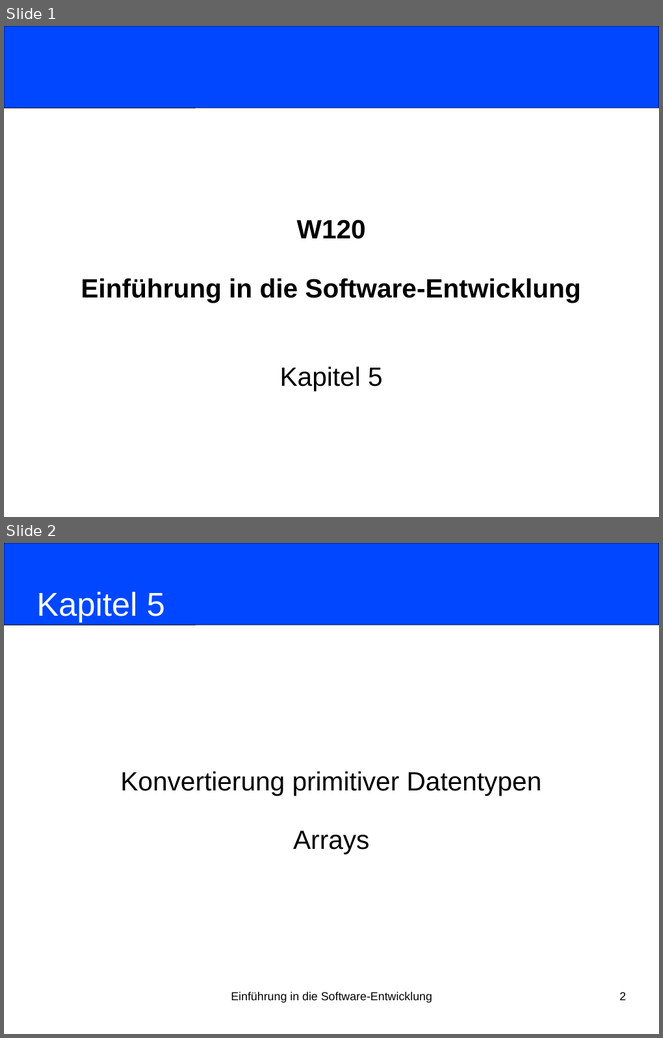
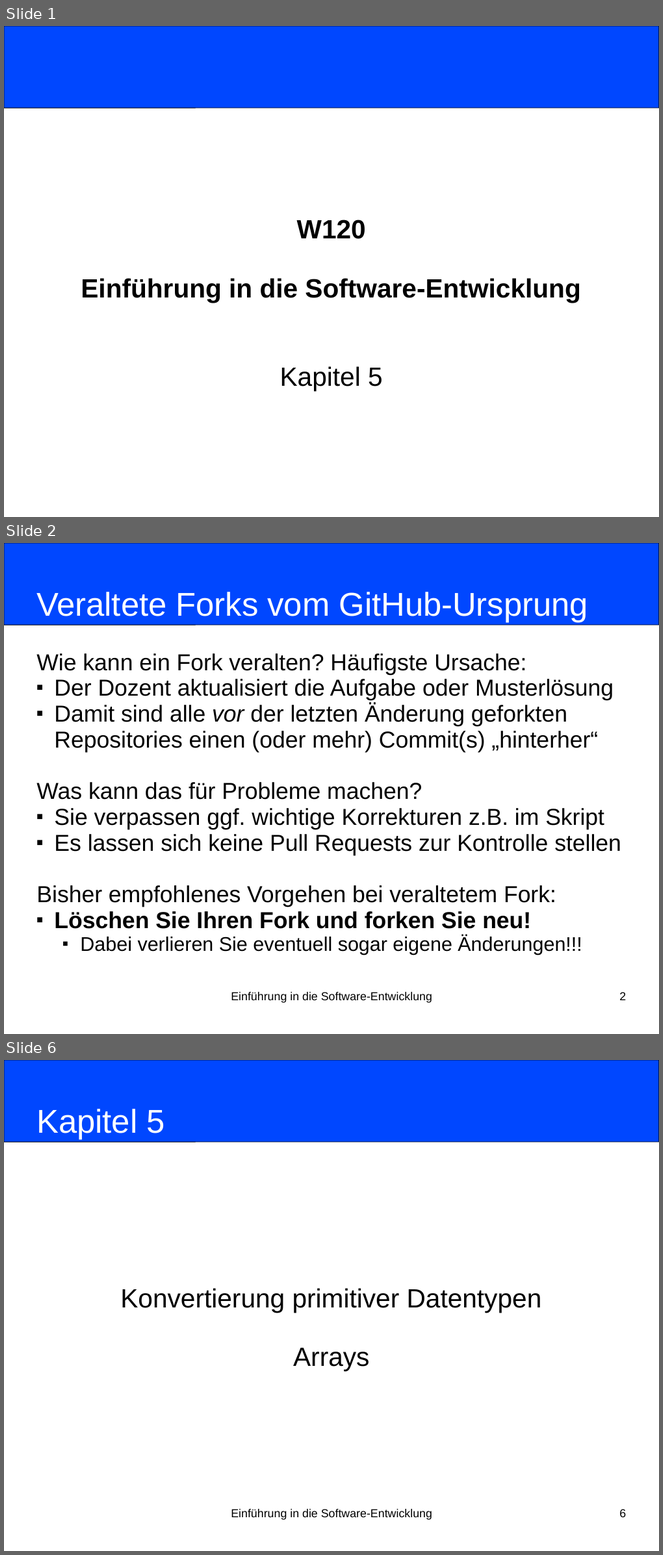
Before and after one commit to nordakademie-einfuehrung-java/vorlesungsskript, a slide deck: folien/Semester_03_Termin_06_Kapitel05.pptx. Shown one above the other, each under a label of ours: slides 1 and 2 before the commit, slides 1, 2 and 6 after it; the slides between them are not shown. The pictures are 663x1038 and 663x1555 pixels, drawn with LibreOffice and Linux fonts; fonts in the diff are those of the drawing. Boxes give left, top, right and bottom in pixels: in the first picture for what was removed or moved away, otherwise in the second. Text is boxed around its words. In the diff, an @@ line names an element or a change of style, - is before the commit and + after.

Commit message:
github fork-sync uebung

```diff
--- a/folien/Semester_03_Termin_06_Kapitel05.pptx
+++ b/folien/Semester_03_Termin_06_Kapitel05.pptx
@@ slide 2 added at (4, 543, 659, 1034), background #FFFFFF @@
@@ rounded rectangle added at (4, 543, 659, 625), fill #0047FF, outline #000000 0.75 pt @@
@@ title added at (36, 592, 589, 622), 40 pt, text #FFFFFF @@
+Veraltete Forks vom GitHub-Ursprung
@@ subtitle added at (36, 653, 622, 955), 28 pt, text #000000 @@
+Wie kann ein Fork veralten? Häufigste Ursache:
+■ Der Dozent aktualisiert die Aufgabe oder Musterlösung
+■ Damit sind alle vor der letzten Änderung geforkten Repositories einen (oder mehr) Commit(s) „hinterher“
+Was kann das für Probleme machen?
+■ Sie verpassen ggf. wichtige Korrekturen z.B. im Skript
+■ Es lassen sich keine Pull Requests zur Kontrolle stellen
+Bisher empfohlenes Vorgehen bei veraltetem Fork:
+■ Löschen Sie Ihren Fork und forken Sie neu!
+    ■ Dabei verlieren Sie eventuell sogar eigene Änderungen!!!
@@ text added at (231, 992, 432, 1003), 14 pt, text #000000 @@
+Einführung in die Software-Entwicklung
@@ page number added at (620, 992, 626, 1001), 14 pt, text #000000 @@
+2
@@ what was slide 2 is now slide 6 @@
@@ page number at (620, 1509, 626, 1518): text changed @@
-2
+6
```
Also in this commit, not shown: 3 other slides added.
